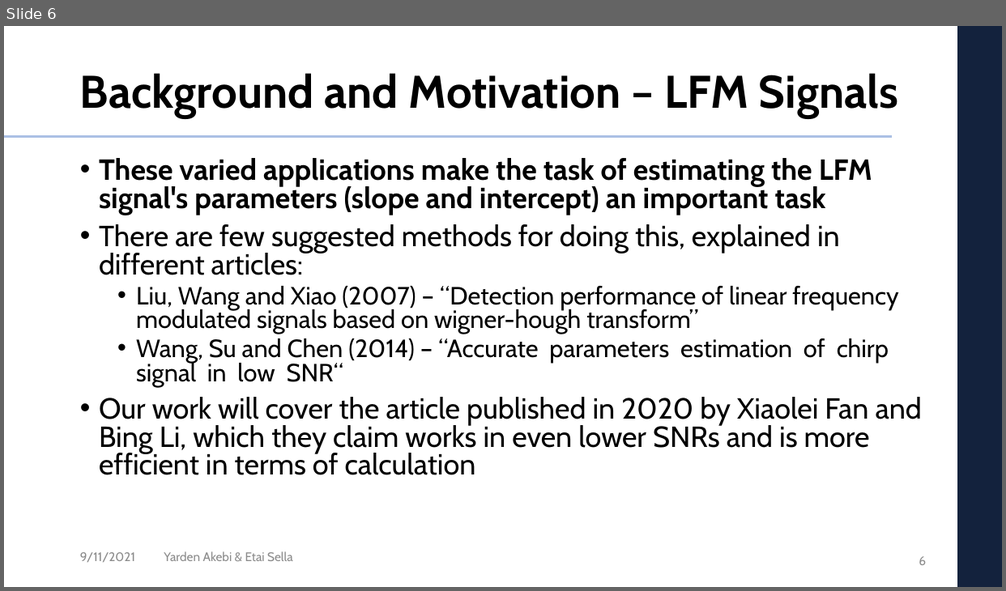
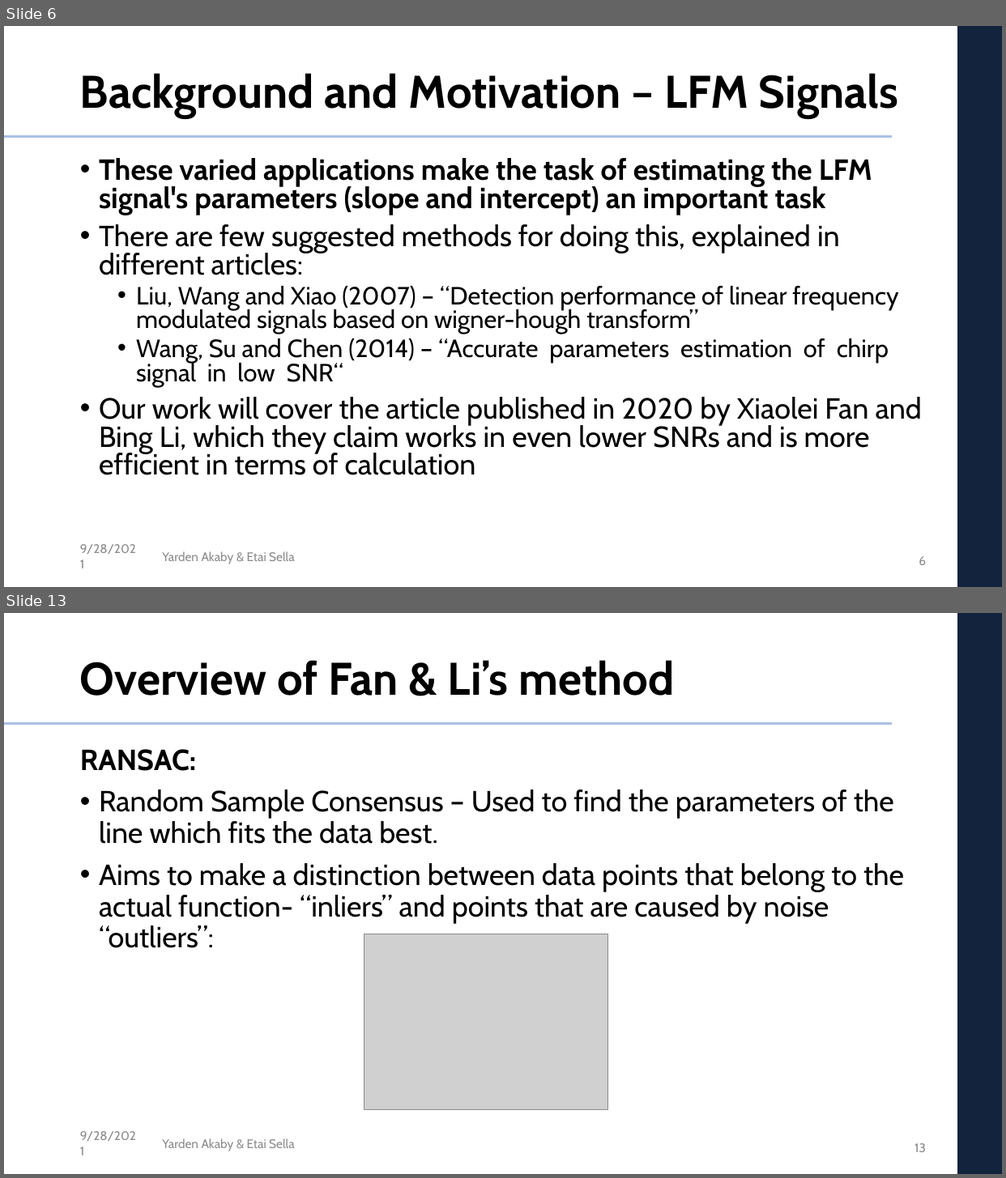
Before and after one commit to etaisella/multi_dim_DSP_final_project, a slide deck: presentation/DSP_project_presentation.pptx. Shown one above the other, each under a label of ours: slide 6 before the commit, slides 6 and 13 after it; the slides between them are not shown. The pictures are 1006x591 and 1006x1178 pixels, drawn with LibreOffice and Linux fonts; fonts in the diff are those of the drawing; grey boxes stand for pictures; background and template pictures are left out. Boxes give left, top, right and bottom in pixels: in the first picture for what was removed or moved away, otherwise in the second. Text is boxed around its words. In the diff, an @@ line names an element or a change of style, - is before the commit and + after.

```diff
--- a/presentation/DSP_project_presentation.pptx
+++ b/presentation/DSP_project_presentation.pptx
@@ slide 13 added at bbox=[4, 613, 1002, 1174], background #FFFFFF; not listed: 3 template elements that a slide beside it also shows @@
@@ title added at bbox=[80, 660, 674, 696], 44 pt, text #000000, bold @@
+Overview of Fan & Li’s method
@@ text added at bbox=[80, 749, 904, 948], 28 pt, text #000000 @@
+RANSAC:
+• Random Sample Consensus – Used to find the parameters of the line which fits the data best.
+• Aims to make a distinction between data points that belong to the actual function- “inliers” and points that are caused by noise “outliers”:
@@ picture added at bbox=[364, 934, 608, 1110] @@
@@ text added at bbox=[80, 1131, 136, 1141], 12 pt, text #8C8C8C @@
+9/28/2021
@@ text added at bbox=[162, 1139, 294, 1152], 12 pt, text #8C8C8C @@
+Yarden Akaby & Etai Sella
@@ page number added at bbox=[914, 1144, 926, 1152], 12 pt, text #8C8C8C @@
+13
@@ slide 6 changed as well @@
@@ text at bbox=[80, 544, 136, 554]: text changed @@
-9/11/2021
+9/28/2021
@@ text at bbox=[162, 552, 294, 565]: text changed @@
-Yarden Akebi & Etai Sella
+Yarden Akaby & Etai Sella
```
Also in this commit, not shown: 5 other slides changed, 21 other slides added.
